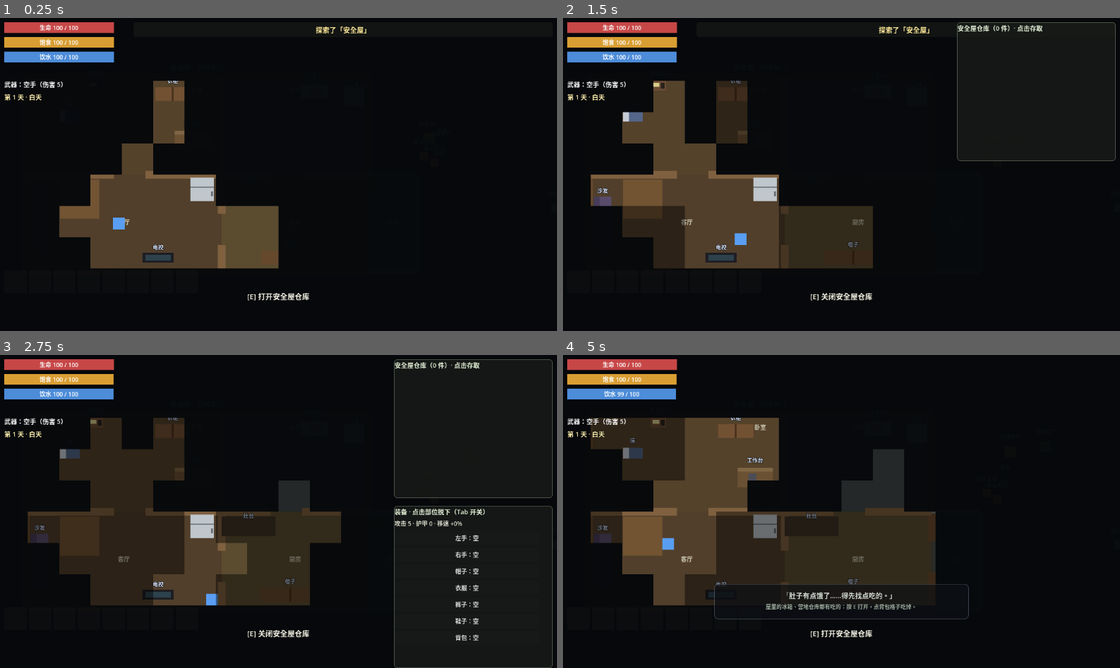
Above: before the commit, frames 1-4 (two rows, left to right).
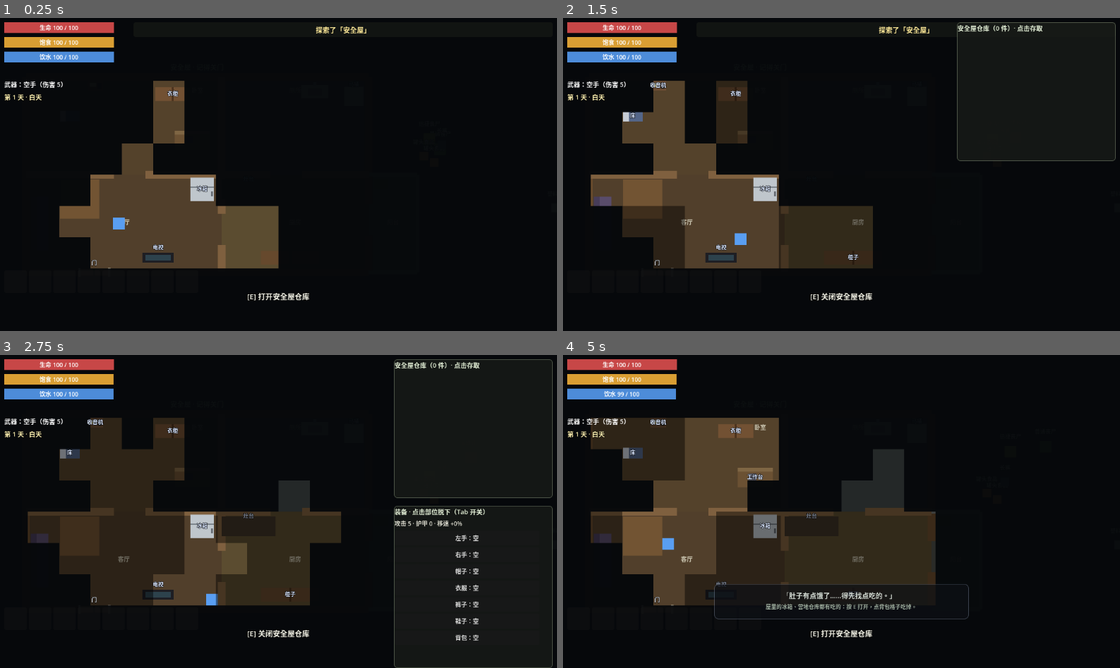
Above: after the commit, the same moments.

Repository: zw555/SurvivalDemo
Game: Godot game, scene res://scenes/main/Main.tscn
Two runs of this game, one before a commit and one after it. Both use one fixed random seed, a clock stepped at 60 frames per second and the inputs below. Sound files missing from this copy of the repository are replaced by a short silence.
Inputs (mouse positions are in pixels of both pictures, inside the frame that each line leads up to):
- Up to frame 1 (0.25 s): no input
- Up to frame 2 (1.5 s): tap Enter at 0.5 s; move the mouse to (964, 155) at 0.52 s; press the mouse at (964, 155) at 0.53 s; hold D (move_right) 0.53-1.28 s; move the mouse to (730, 187) at 1.27 s; release the mouse at (730, 187) at 1.28 s; hold S (move_down) from 1.28 s (still down); tap E (interact) at 1.35 s
- Up to frame 3 (2.75 s): move the mouse to (334, 439) at 2.02 s; release S (move_down) at 2.03 s; hold D (move_right) from 2.03 s (still down); hold Tab (toggle_equipment) from 2.03 s (still down)
- Up to frame 4 (5 s): move the mouse to (813, 574) at 2.77 s; release D (move_right) at 2.78 s; release Tab (toggle_equipment) at 2.78 s; hold W (move_up) 2.78-3.53 s; click (813, 574) at 2.85 s; move the mouse to (1008, 558) at 3.52 s; hold E (interact) 3.53-4.28 s; hold A (move_left) from 3.53 s (still down); move the mouse to (674, 461) at 4.27 s; tap Tab (toggle_equipment) at 4.35 s

The runs differ from the first frame. In frame 1, less than 0.1% of the frame differs, in the area x 16-38%, y 20-81%; in frame 2, 0.2%; in frame 3, 0.2%; in frame 4, 0.3%, in the area x 6-53%, y 20-81%.

Commit message:
fix: 家具名称不再被迷雾遮挡；门/窗户视觉增强可辨识
- 新增 FogLabel（fog_label.gd）：名称标签 z=95 画在迷雾上、按所在格探索状态显隐；
  12 个家具场景标签改到本体上（北墙边家具原标签落在墙外未知格，永远显示不全）
- 门：改亮棕配色+门缝线+浅色门框（原与墙几乎同色），加"门"标签
- 窗：玻璃提亮 a=0.8、窗框改浅灰白+边框+中棂，加"窗"标签
- 冒烟测试 2 轮全绿；实跑 180 帧 0 报错

Diff:
--- a/scenes/world/Bed.tscn
+++ b/scenes/world/Bed.tscn
@@ -1,6 +1,7 @@
-[gd_scene load_steps=3 format=3]
+[gd_scene load_steps=4 format=3]
 
 [ext_resource type="Script" path="res://scripts/world/bed.gd" id="1_bed"]
+[ext_resource type="Script" path="res://scripts/ui/fog_label.gd" id="99_foglbl"]
 
 [sub_resource type="RectangleShape2D" id="BedShape"]
 size = Vector2(64, 56)
@@ -20,10 +21,11 @@
 polygon = PackedVector2Array(-20, -11, -8, -11, -8, 11, -20, 11)
 
 [node name="Label" type="Label" parent="."]
+script = ExtResource("99_foglbl")
 offset_left = -30.0
-offset_top = -34.0
+offset_top = -10.0
 offset_right = 30.0
-offset_bottom = -18.0
+offset_bottom = 6.0
 text = "床"
 horizontal_alignment = 1
 theme_override_colors/font_color = Color(0.85, 0.9, 1, 1)
--- a/scenes/world/Door.tscn
+++ b/scenes/world/Door.tscn
@@ -1,6 +1,7 @@
-[gd_scene load_steps=4 format=3]
+[gd_scene load_steps=6 format=3]
 
 [ext_resource type="Script" path="res://scripts/world/door.gd" id="1_door"]
+[ext_resource type="Script" path="res://scripts/ui/fog_label.gd" id="2_foglbl"]
 
 [sub_resource type="RectangleShape2D" id="DoorInteract"]
 size = Vector2(96, 48)
@@ -21,5 +22,31 @@
 shape = SubResource("DoorBody")
 
 [node name="Visual" type="Polygon2D" parent="."]
-color = Color(0.5, 0.33, 0.17, 1)
+color = Color(0.73, 0.52, 0.3, 1)
 polygon = PackedVector2Array(-30, -7, 30, -7, 30, 7, -30, 7)
+
+[node name="Seam" type="Polygon2D" parent="."]
+color = Color(0.3, 0.18, 0.08, 1)
+polygon = PackedVector2Array(-1.5, -7, 1.5, -7, 1.5, 7, -1.5, 7)
+
+[node name="JambLeft" type="Polygon2D" parent="."]
+color = Color(0.92, 0.88, 0.78, 1)
+polygon = PackedVector2Array(-33, -9, -28, -9, -28, 9, -33, 9)
+
+[node name="JambRight" type="Polygon2D" parent="."]
+color = Color(0.92, 0.88, 0.78, 1)
+polygon = PackedVector2Array(28, -9, 33, -9, 33, 9, 28, 9)
+
+[node name="Label" type="Label" parent="."]
+z_index = 95
+offset_left = -20.0
+offset_top = -28.0
+offset_right = 20.0
+offset_bottom = -12.0
+text = "门"
+horizontal_alignment = 1
+theme_override_colors/font_color = Color(0.9, 0.92, 0.95, 1)
+theme_override_colors/font_outline_color = Color(0, 0, 0, 0.85)
+theme_override_constants/outline_size = 3
+theme_override_font_sizes/font_size = 11
+script = ExtResource("2_foglbl")
--- a/scenes/world/Fridge.tscn
+++ b/scenes/world/Fridge.tscn
@@ -7,6 +7,7 @@
 [ext_resource type="Resource" path="res://data/items/food_egg.tres" id="5_egg"]
 [ext_resource type="Resource" path="res://data/items/food_dumpling.tres" id="6_dumpling"]
 [ext_resource type="Resource" path="res://data/items/water_bottle.tres" id="7_water"]
+[ext_resource type="Script" path="res://scripts/ui/fog_label.gd" id="99_foglbl"]
 
 [sub_resource type="RectangleShape2D" id="FridgeInteract"]
 size = Vector2(110, 100)
@@ -44,10 +45,11 @@
 polygon = PackedVector2Array(18, 4, 22, 4, 22, 14, 18, 14)
 
 [node name="Label" type="Label" parent="."]
+script = ExtResource("99_foglbl")
 offset_left = -30.0
-offset_top = -46.0
+offset_top = -10.0
 offset_right = 30.0
-offset_bottom = -30.0
+offset_bottom = 6.0
 text = "冰箱"
 horizontal_alignment = 1
 theme_override_colors/font_color = Color(0.85, 0.9, 1, 1)
--- a/scenes/world/KitchenCabinet.tscn
+++ b/scenes/world/KitchenCabinet.tscn
@@ -1,10 +1,11 @@
-[gd_scene load_steps=8 format=3]
+[gd_scene load_steps=9 format=3]
 
 [ext_resource type="Script" path="res://scripts/world/storage_box.gd" id="1_box"]
 [ext_resource type="Script" path="res://scripts/items/item_data.gd" id="2_item"]
 [ext_resource type="Resource" path="res://data/items/food_rice.tres" id="3_rice"]
 [ext_resource type="Resource" path="res://data/items/food_flour.tres" id="4_flour"]
 [ext_resource type="Resource" path="res://data/items/bottle_plastic.tres" id="5_bottle"]
+[ext_resource type="Script" path="res://scripts/ui/fog_label.gd" id="99_foglbl"]
 
 [sub_resource type="RectangleShape2D" id="CabinetInteract"]
 size = Vector2(140, 70)
@@ -38,10 +39,11 @@
 polygon = PackedVector2Array(-2, -14, 2, -14, 2, 14, -2, 14)
 
 [node name="Label" type="Label" parent="."]
+script = ExtResource("99_foglbl")
 offset_left = -30.0
-offset_top = -36.0
+offset_top = -10.0
 offset_right = 30.0
-offset_bottom = -20.0
+offset_bottom = 6.0
 text = "柜子"
 horizontal_alignment = 1
 theme_override_colors/font_color = Color(0.85, 0.9, 1, 1)
--- a/scenes/world/MedCabinet.tscn
+++ b/scenes/world/MedCabinet.tscn
@@ -1,9 +1,10 @@
-[gd_scene load_steps=8 format=3]
+[gd_scene load_steps=9 format=3]
 
 [ext_resource type="Script" path="res://scripts/world/storage_box.gd" id="1_box"]
 [ext_resource type="Script" path="res://scripts/items/item_data.gd" id="2_item"]
 [ext_resource type="Resource" path="res://data/items/med_firstaid.tres" id="3_firstaid"]
 [ext_resource type="Resource" path="res://data/items/med_painkiller.tres" id="4_pain"]
+[ext_resource type="Script" path="res://scripts/ui/fog_label.gd" id="99_foglbl"]
 
 [sub_resource type="RectangleShape2D" id="CabInteract"]
 size = Vector2(120, 90)
@@ -41,10 +42,11 @@
 polygon = PackedVector2Array(-12, -4, 12, -4, 12, 4, -12, 4)
 
 [node name="Label" type="Label" parent="."]
+script = ExtResource("99_foglbl")
 offset_left = -30.0
-offset_top = -38.0
+offset_top = -10.0
 offset_right = 30.0
-offset_bottom = -22.0
+offset_bottom = 6.0
 text = "急救柜"
 horizontal_alignment = 1
 theme_override_colors/font_color = Color(1, 0.85, 0.85, 1)
--- a/scenes/world/Nightstand.tscn
+++ b/scenes/world/Nightstand.tscn
@@ -1,8 +1,9 @@
-[gd_scene load_steps=6 format=3]
+[gd_scene load_steps=7 format=3]
 
 [ext_resource type="Script" path="res://scripts/world/storage_box.gd" id="1_box"]
 [ext_resource type="Script" path="res://scripts/items/item_data.gd" id="2_item"]
 [ext_resource type="Resource" path="res://data/items/med_bandage.tres" id="3_bandage"]
+[ext_resource type="Script" path="res://scripts/ui/fog_label.gd" id="99_foglbl"]
 
 [sub_resource type="RectangleShape2D" id="NsInteract"]
 size = Vector2(90, 90)
@@ -36,10 +37,11 @@
 polygon = PackedVector2Array(-18, -2, 18, -2, 18, 2, -18, 2)
 
 [node name="Label" type="Label" parent="."]
+script = ExtResource("99_foglbl")
 offset_left = -30.0
-offset_top = -36.0
+offset_top = -10.0
 offset_right = 30.0
-offset_bottom = -20.0
+offset_bottom = 6.0
 text = "床头柜"
 horizontal_alignment = 1
 theme_override_colors/font_color = Color(0.9, 0.85, 0.75, 1)
--- a/scenes/world/Radio.tscn
+++ b/scenes/world/Radio.tscn
@@ -1,6 +1,7 @@
-[gd_scene load_steps=4 format=3]
+[gd_scene load_steps=5 format=3]
 
 [ext_resource type="Script" path="res://scripts/world/radio.gd" id="1_radio"]
+[ext_resource type="Script" path="res://scripts/ui/fog_label.gd" id="99_foglbl"]
 
 [sub_resource type="RectangleShape2D" id="RadioInteract"]
 size = Vector2(70, 70)
@@ -33,10 +34,11 @@
 polygon = PackedVector2Array(5, -6, 13, -6, 13, 6, 5, 6)
 
 [node name="Label" type="Label" parent="."]
+script = ExtResource("99_foglbl")
 offset_left = -30.0
-offset_top = -34.0
+offset_top = -10.0
 offset_right = 30.0
-offset_bottom = -18.0
+offset_bottom = 6.0
 text = "收音机"
 horizontal_alignment = 1
 theme_override_colors/font_color = Color(0.85, 0.9, 1, 1)
--- a/scenes/world/Shelf.tscn
+++ b/scenes/world/Shelf.tscn
@@ -1,6 +1,7 @@
-[gd_scene load_steps=4 format=3]
+[gd_scene load_steps=5 format=3]
 
 [ext_resource type="Script" path="res://scripts/world/storage_box.gd" id="1_box"]
+[ext_resource type="Script" path="res://scripts/ui/fog_label.gd" id="99_foglbl"]
 
 [sub_resource type="RectangleShape2D" id="ShelfInteract"]
 size = Vector2(140, 70)
@@ -33,10 +34,11 @@
 polygon = PackedVector2Array(-50, 6, 50, 6, 50, 12, -50, 12)
 
 [node name="Label" type="Label" parent="."]
+script = ExtResource("99_foglbl")
 offset_left = -30.0
-offset_top = -34.0
+offset_top = -10.0
 offset_right = 30.0
-offset_bottom = -18.0
+offset_bottom = 6.0
 text = "货架"
 horizontal_alignment = 1
 theme_override_colors/font_color = Color(0.85, 0.9, 1, 1)
--- a/scenes/world/Sink.tscn
+++ b/scenes/world/Sink.tscn
@@ -1,6 +1,7 @@
-[gd_scene load_steps=3 format=3]
+[gd_scene load_steps=4 format=3]
 
 [ext_resource type="Script" path="res://scripts/world/sink.gd" id="1_sink"]
+[ext_resource type="Script" path="res://scripts/ui/fog_label.gd" id="99_foglbl"]
 
 [sub_resource type="RectangleShape2D" id="SinkInteract"]
 size = Vector2(96, 64)
@@ -24,10 +25,11 @@
 polygon = PackedVector2Array(-3, -20, 3, -20, 3, -12, -3, -12)
 
 [node name="Label" type="Label" parent="."]
+script = ExtResource("99_foglbl")
 offset_left = -30.0
-offset_top = -42.0
+offset_top = -10.0
 offset_right = 30.0
-offset_bottom = -26.0
+offset_bottom = 6.0
 text = "洗手台"
 horizontal_alignment = 1
 theme_override_colors/font_color = Color(0.85, 0.9, 1, 1)
--- a/scenes/world/Sofa.tscn
+++ b/scenes/world/Sofa.tscn
@@ -1,6 +1,7 @@
-[gd_scene load_steps=4 format=3]
+[gd_scene load_steps=5 format=3]
 
 [ext_resource type="Script" path="res://scripts/world/sofa.gd" id="1_sofa"]
+[ext_resource type="Script" path="res://scripts/ui/fog_label.gd" id="99_foglbl"]
 
 [sub_resource type="RectangleShape2D" id="SofaInteract"]
 size = Vector2(110, 130)
@@ -29,10 +30,11 @@
 polygon = PackedVector2Array(-18, -55, -6, -55, -6, 55, -18, 55)
 
 [node name="Label" type="Label" parent="."]
+script = ExtResource("99_foglbl")
 offset_left = -30.0
-offset_top = -76.0
+offset_top = -10.0
 offset_right = 30.0
-offset_bottom = -60.0
+offset_bottom = 6.0
 text = "沙发"
 horizontal_alignment = 1
 theme_override_colors/font_color = Color(0.85, 0.9, 1, 1)
--- a/scenes/world/SurvivorNpc.tscn
+++ b/scenes/world/SurvivorNpc.tscn
@@ -1,6 +1,7 @@
-[gd_scene load_steps=4 format=3]
+[gd_scene load_steps=5 format=3]
 
 [ext_resource type="Script" path="res://scripts/world/survivor_npc.gd" id="1_npc"]
+[ext_resource type="Script" path="res://scripts/ui/fog_label.gd" id="99_foglbl"]
 
 [sub_resource type="CircleShape2D" id="NpcInteract"]
 radius = 44.0
@@ -37,10 +38,11 @@
 polygon = PackedVector2Array(-8, 14, 8, 14, 8, 24, -8, 24)
 
 [node name="Label" type="Label" parent="."]
+script = ExtResource("99_foglbl")
 offset_left = -40.0
-offset_top = -46.0
+offset_top = -10.0
 offset_right = 40.0
-offset_bottom = -30.0
+offset_bottom = 6.0
 text = "飞行员 老周"
 horizontal_alignment = 1
 theme_override_colors/font_color = Color(0.9, 0.95, 1, 1)
--- a/scenes/world/Wardrobe.tscn
+++ b/scenes/world/Wardrobe.tscn
@@ -6,6 +6,7 @@
 [ext_resource type="Resource" path="res://data/items/cloth_hoodie.tres" id="4_hoodie"]
 [ext_resource type="Resource" path="res://data/items/cloth_trench.tres" id="5_trench"]
 [ext_resource type="Resource" path="res://data/items/cloth_jacket.tres" id="6_jacket"]
+[ext_resource type="Script" path="res://scripts/ui/fog_label.gd" id="99_foglbl"]
 
 [sub_resource type="RectangleShape2D" id="WardrobeInteract"]
 size = Vector2(110, 110)
@@ -39,10 +40,11 @@
 polygon = PackedVector2Array(-2, -14, 2, -14, 2, 14, -2, 14)
 
 [node name="Label" type="Label" parent="."]
+script = ExtResource("99_foglbl")
 offset_left = -30.0
-offset_top = -36.0
+offset_top = -10.0
 offset_right = 30.0
-offset_bottom = -20.0
+offset_bottom = 6.0
 text = "衣柜"
 horizontal_alignment = 1
 theme_override_colors/font_color = Color(0.85, 0.9, 1, 1)
--- a/scenes/world/Window.tscn
+++ b/scenes/world/Window.tscn
@@ -1,6 +1,7 @@
-[gd_scene load_steps=3 format=3]
+[gd_scene load_steps=4 format=3]
 
 [ext_resource type="Script" path="res://scripts/world/window.gd" id="1_win"]
+[ext_resource type="Script" path="res://scripts/ui/fog_label.gd" id="2_foglbl"]
 
 [sub_resource type="RectangleShape2D" id="WinShape"]
 size = Vector2(16, 100)
@@ -15,13 +16,39 @@
 shape = SubResource("WinShape")
 
 [node name="Glass" type="Polygon2D" parent="."]
-color = Color(0.6, 0.8, 0.9, 0.45)
+color = Color(0.65, 0.85, 0.95, 0.8)
 polygon = PackedVector2Array(-6, -50, 6, -50, 6, 50, -6, 50)
 
 [node name="FrameTop" type="Polygon2D" parent="."]
-color = Color(0.45, 0.35, 0.25, 1)
-polygon = PackedVector2Array(-8, -54, 8, -54, 8, -48, -8, -48)
+color = Color(0.85, 0.83, 0.78, 1)
+polygon = PackedVector2Array(-9, -54, 9, -54, 9, -48, -9, -48)
 
 [node name="FrameBottom" type="Polygon2D" parent="."]
-color = Color(0.45, 0.35, 0.25, 1)
-polygon = PackedVector2Array(-8, 48, 8, 48, 8, 54, -8, 54)
+color = Color(0.85, 0.83, 0.78, 1)
+polygon = PackedVector2Array(-9, 48, 9, 48, 9, 54, -9, 54)
+
+[node name="FrameLeft" type="Polygon2D" parent="."]
+color = Color(0.85, 0.83, 0.78, 1)
+polygon = PackedVector2Array(-9, -54, -5, -54, -5, 54, -9, 54)
+
+[node name="FrameRight" type="Polygon2D" parent="."]
+color = Color(0.85, 0.83, 0.78, 1)
+polygon = PackedVector2Array(5, -54, 9, -54, 9, 54, 5, 54)
+
+[node name="Mullion" type="Polygon2D" parent="."]
+color = Color(0.85, 0.83, 0.78, 1)
+polygon = PackedVector2Array(-1, -48, 1, -48, 1, 48, -1, 48)
+
+[node name="Label" type="Label" parent="."]
+z_index = 95
+offset_left = -20.0
+offset_top = -20.0
+offset_right = 20.0
+offset_bottom = -4.0
+text = "窗"
+horizontal_alignment = 1
+theme_override_colors/font_color = Color(0.9, 0.95, 1, 1)
+theme_override_colors/font_outline_color = Color(0, 0, 0, 0.85)
+theme_override_constants/outline_size = 3
+theme_override_font_sizes/font_size = 11
+script = ExtResource("2_foglbl")
--- a/scenes/world/Workbench.tscn
+++ b/scenes/world/Workbench.tscn
@@ -1,6 +1,7 @@
-[gd_scene load_steps=4 format=3]
+[gd_scene load_steps=5 format=3]
 
 [ext_resource type="Script" path="res://scripts/world/workbench.gd" id="1_bench"]
+[ext_resource type="Script" path="res://scripts/ui/fog_label.gd" id="99_foglbl"]
 
 [sub_resource type="RectangleShape2D" id="BenchInteract"]
 size = Vector2(120, 90)
@@ -33,10 +34,11 @@
 polygon = PackedVector2Array(-14, -8, 2, -8, 2, 6, -14, 6)
 
 [node name="Label" type="Label" parent="."]
+script = ExtResource("99_foglbl")
 offset_left = -30.0
-offset_top = -44.0
+offset_top = -10.0
 offset_right = 30.0
-offset_bottom = -28.0
+offset_bottom = 6.0
 text = "工作台"
 horizontal_alignment = 1
 theme_override_colors/font_color = Color(0.85, 0.9, 1, 1)
--- a/scripts/systems/fog_of_war.gd
+++ b/scripts/systems/fog_of_war.gd
@@ -38,6 +38,7 @@
 
 
 func _ready() -> void:
+	add_to_group("fog_of_war")  # 供 FogLabel 等查询探索状态
 	z_index = 90  # 世界之上、CanvasLayer 之下
 	_cols = maxi(1, ceili(map_size.x / cell_size))
 	_rows = maxi(1, ceili(map_size.y / cell_size))
--- /dev/null
+++ b/scripts/ui/fog_label.gd
@@ -0,0 +1,19 @@
+class_name FogLabel
+extends Label
+## 家具/门窗名称标签：跟随迷雾探索状态显隐，并绘制在迷雾之上。
+## 未探索区域自动隐藏（不在黑暗中泄密）；已探索后完整清晰显示，
+## 不再被迷雾的半透明黑罩盖住导致"文字显示不全"。
+
+var _fog: FogOfWar
+
+func _ready() -> void:
+	z_index = 95  # 迷雾（z=90）之上、HUD（CanvasLayer）之下
+	visible = false
+
+func _process(_delta: float) -> void:
+	if _fog == null:
+		_fog = get_tree().get_first_node_in_group("fog_of_war") as FogOfWar
+		if _fog == null:
+			return
+	var center := global_position + size * 0.5
+	visible = _fog.is_explored(center)
Not shown: 1 places in scenes/world/Fridge.tscn that only renumber resources
Not shown: 1 places in scenes/world/Wardrobe.tscn that only renumber resources
Not shown, added: scripts/ui/fog_label.gd.uid
Not shown, changed: .workbuddy/memory/2026-10-14.md
